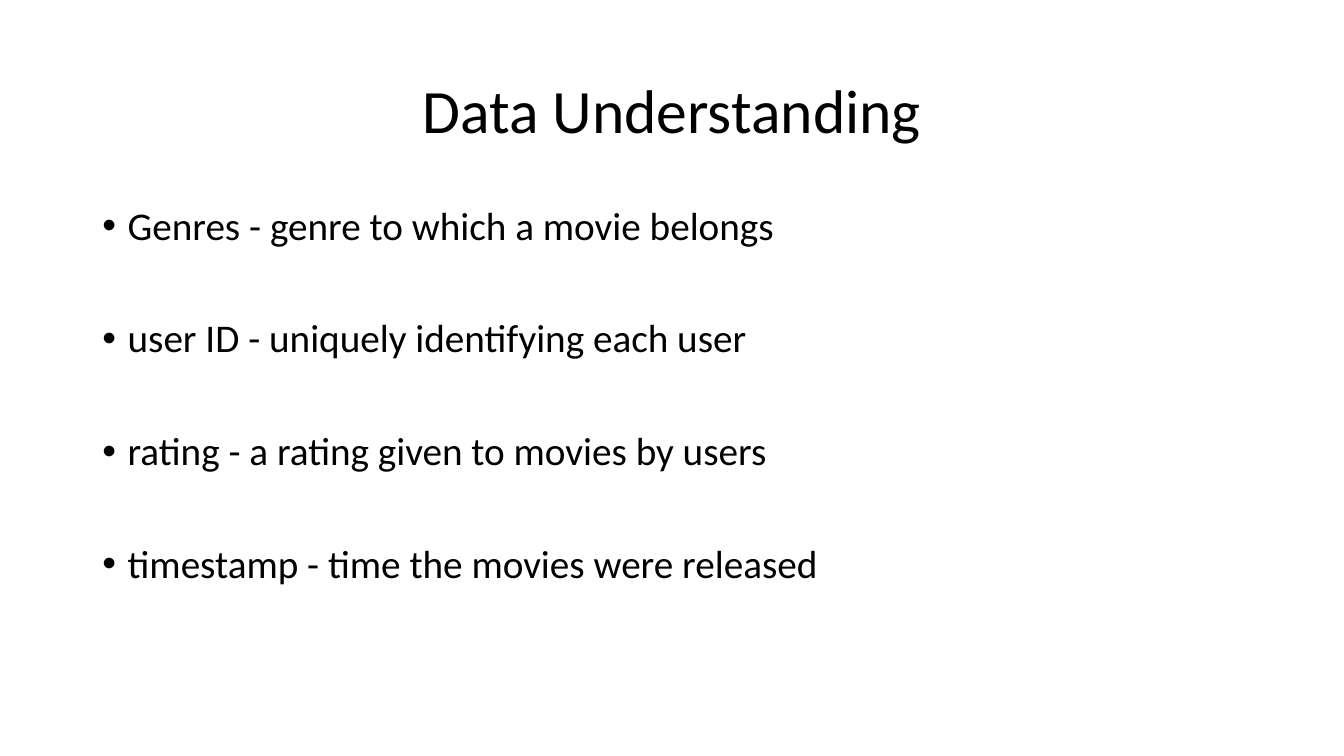
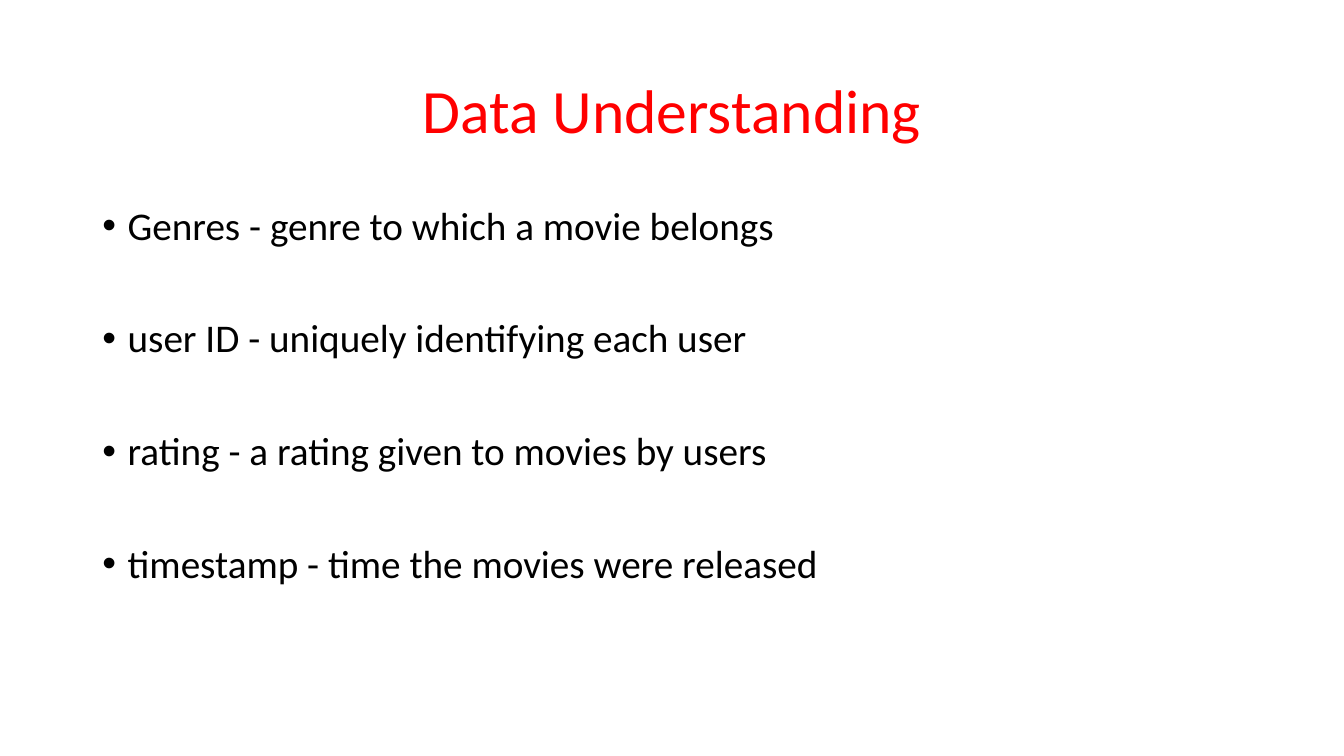
Before and after one commit to Mash-bot/Movie-Recommender-system, a slide deck: slide 7 of presentation.pptx. Drawn at 1344x756 pixels with LibreOffice and Linux fonts; fonts in the diff are those of the drawing; background and template pictures are left out. Boxes give left, top, right and bottom in pixels: in the first picture for what was removed or moved away, otherwise in the second. Text is boxed around its words. In the diff, an @@ line names an element or a change of style, - is before the commit and + after.

```diff
--- a/presentation.pptx
+++ b/presentation.pptx
@@ title "Data Understanding" at <box>423,90,921,144</box>: text colour #000000 to #FF0000 @@
```
Also in this commit, not shown: 6 other slides changed, 7 slides added, 1 slide removed, 2 other files.
